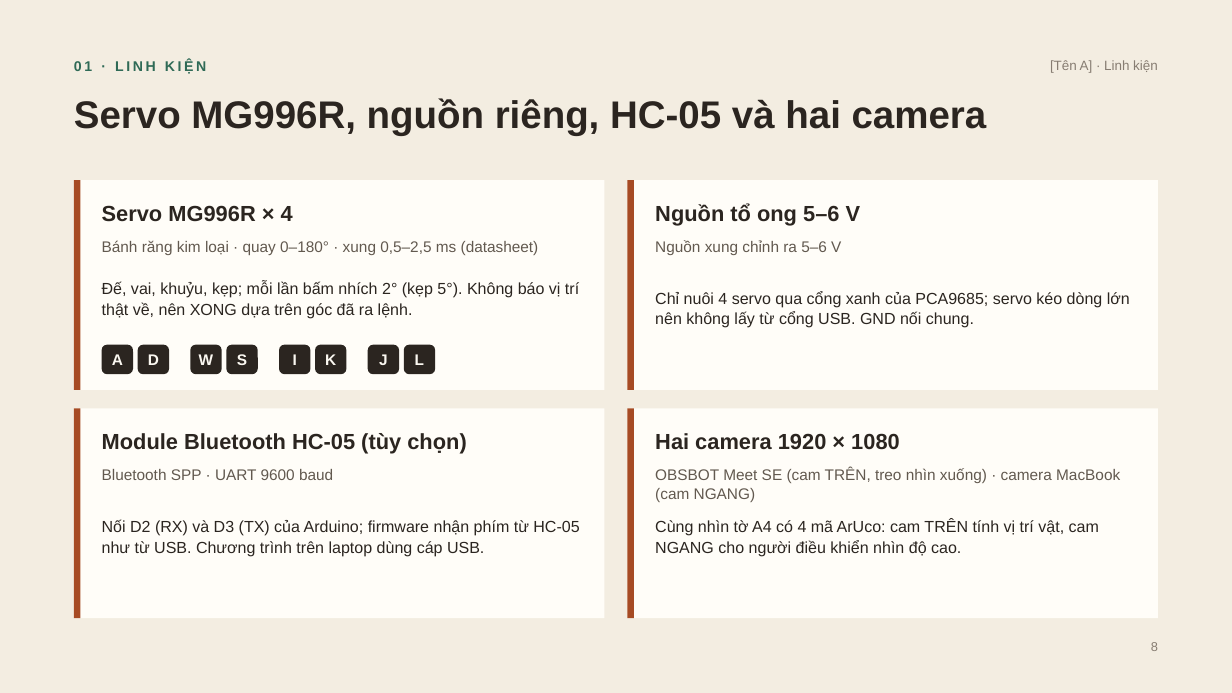
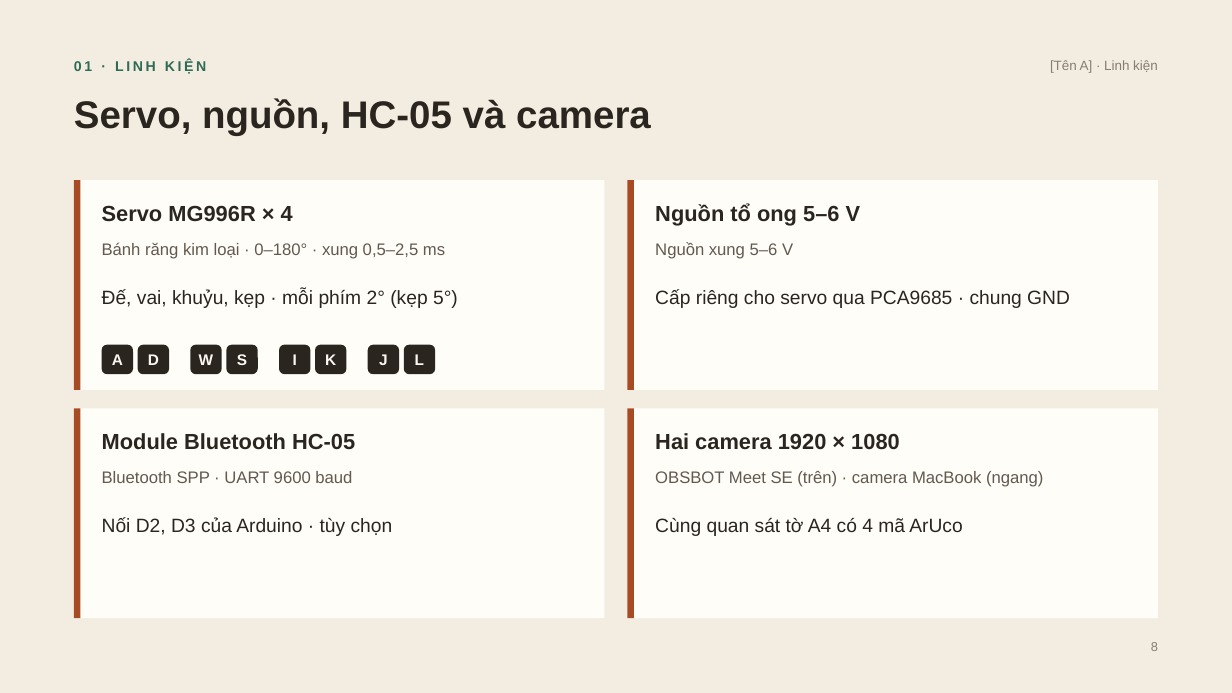
Before and after one commit to DuongNAD/Project_IoT, a slide deck: slide 8 of slides/Project_IoT_ThuyetTrinh.pptx. Drawn at 1232x693 pixels with LibreOffice and Linux fonts; fonts in the diff are those of the drawing. Boxes give left, top, right and bottom in pixels: in the first picture for what was removed or moved away, otherwise in the second. Text is boxed around its words. In the diff, an @@ line names an element or a change of style, - is before the commit and + after.

```diff
--- a/slides/Project_IoT_ThuyetTrinh.pptx
+++ b/slides/Project_IoT_ThuyetTrinh.pptx
@@ text at <box>74,98,651,135</box>: text changed @@
-Servo MG996R, nguồn riêng, HC-05 và hai camera
+Servo, nguồn, HC-05 và camera
@@ text at <box>102,242,445,259</box>: text changed; size 12 to 13 pt @@
-Bánh răng kim loại · quay 0–180° · xung 0,5–2,5 ms (datasheet)
+Bánh răng kim loại · 0–180° · xung 0,5–2,5 ms
@@ text at <box>655,242,793,259</box>: text changed; size 12 to 13 pt @@
-Nguồn xung chỉnh ra 5–6 V
+Nguồn xung 5–6 V
@@ text at <box>102,289,458,308</box>: text changed; size 12.5 to 15 pt @@
-Đế, vai, khuỷu, kẹp; mỗi lần bấm nhích 2° (kẹp 5°). Không báo vị trí thật về, nên XONG dựa trên góc đã ra lệnh.
+Đế, vai, khuỷu, kẹp · mỗi phím 2° (kẹp 5°)
@@ text at <box>655,289,1070,308</box>: text changed; size 12.5 to 15 pt @@
-Chỉ nuôi 4 servo qua cổng xanh của PCA9685; servo kéo dòng lớn nên không lấy từ cổng USB. GND nối chung.
+Cấp riêng cho servo qua PCA9685 · chung GND
@@ text at <box>102,433,355,450</box>: text changed @@
-Module Bluetooth HC-05 (tùy chọn)
+Module Bluetooth HC-05
@@ text "Bluetooth SPP · UART 9600 ..." at <box>102,471,352,483</box>: size 12 to 13 pt @@
@@ text at <box>655,471,1043,487</box>: text changed; size 12 to 13 pt @@
-OBSBOT Meet SE (cam TRÊN, treo nhìn xuống) · camera MacBook (cam NGANG)
+OBSBOT Meet SE (trên) · camera MacBook (ngang)
@@ text at <box>102,518,393,536</box>: text changed; size 12.5 to 15 pt @@
-Nối D2 (RX) và D3 (TX) của Arduino; firmware nhận phím từ HC-05 như từ USB. Chương trình trên laptop dùng cáp USB.
+Nối D2, D3 của Arduino · tùy chọn
@@ text at <box>655,518,962,536</box>: text changed; size 12.5 to 15 pt @@
-Cùng nhìn tờ A4 có 4 mã ArUco: cam TRÊN tính vị trí vật, cam NGANG cho người điều khiển nhìn độ cao.
+Cùng quan sát tờ A4 có 4 mã ArUco
```
Also in this commit, not shown: 24 other slides changed, 28 other files.
